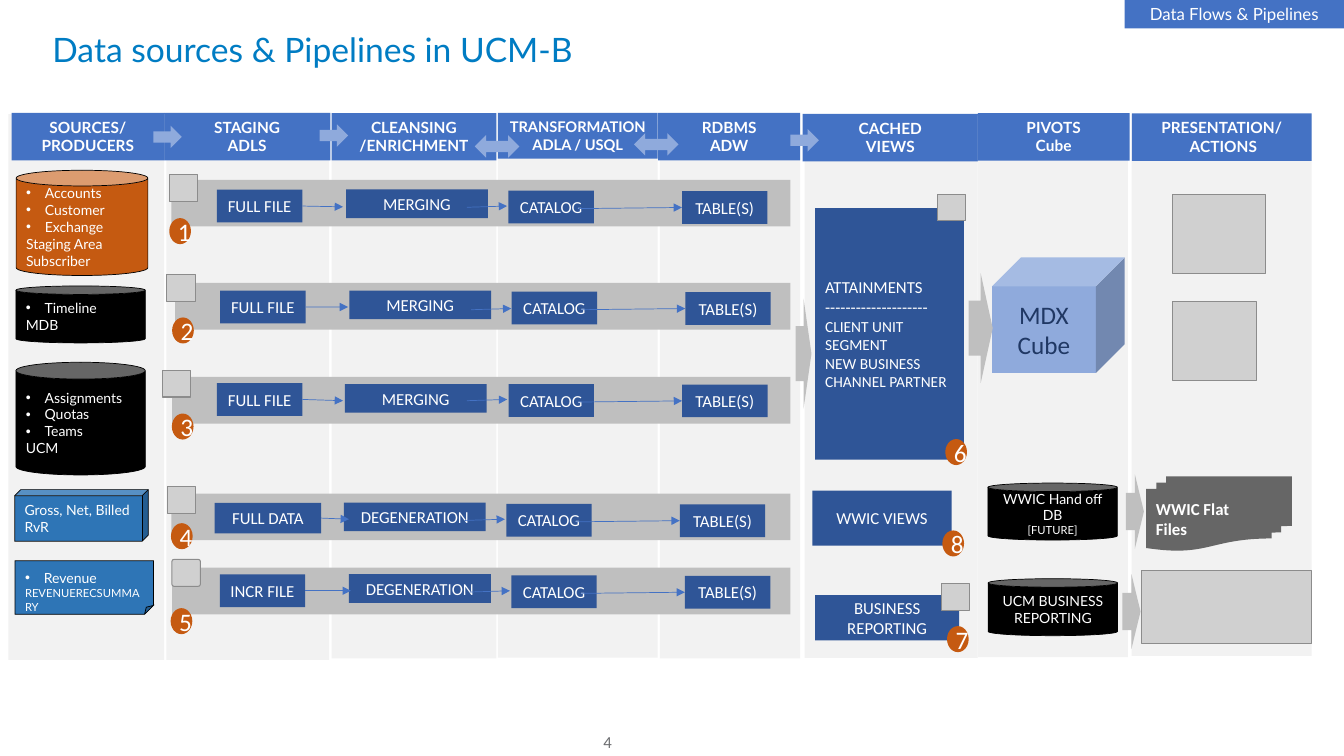
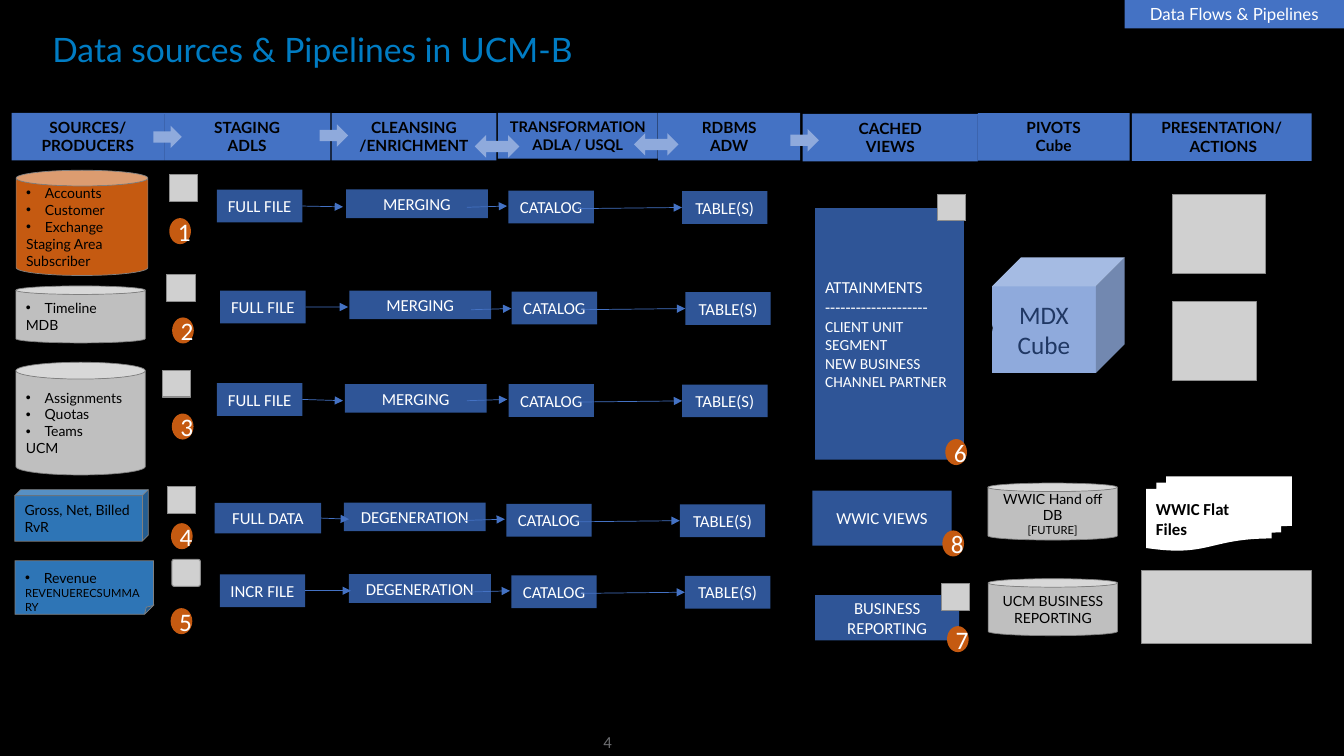
Before and after one commit to nigamsakshi2502/HeroSolutions-Data, a slide deck: slide 4 of Data Series/Day 3/Architectures and Best Practices .pptx. Drawn at 1344x756 pixels with LibreOffice and Linux fonts; fonts in the diff are those of the drawing; grey boxes stand for pictures. Boxes give left, top, right and bottom in pixels: in the first picture for what was removed or moved away, otherwise in the second. Text is boxed around its words. In the diff, an @@ line names an element or a change of style, - is before the commit and + after.

```diff
--- a/Data Series/Day 3/Architectures and Best Practices .pptx
+++ b/Data Series/Day 3/Architectures and Best Practices .pptx
@@ background #FFFFFF to #000000 @@
@@ rectangle removed at (805,115,978,658) @@
@@ text colour #FFFFFF to #000000 in 8 elements at (803,114,978,161), (658,113,801,160), (978,113,1130,160), (498,113,657,158), (332,113,496,160), (164,113,331,160), (12,113,164,160), (1132,113,1313,160) @@
@@ fill #F2F2F2 to #000000 in 7 elements at (1132,114,1313,655), (166,113,329,660), (8,114,163,659), (660,116,801,659), (978,116,1128,657), (498,124,657,657), (332,120,496,658) @@
@@ text colour #FFFFFF to #000000; outline #000000 0.5 pt to #808080 0.5 pt in 3 elements at (15,561,153,614), (15,490,149,541), (16,170,148,275) @@
@@ fill #BFBFBF to #000000 in 9 elements at (172,568,790,614), (171,494,790,540), (171,179,790,226), (172,377,790,423), (175,283,790,330), (796,298,812,408), (969,273,993,383), (1123,575,1141,649), (1126,475,1144,549) @@
@@ flow chart multidocument "WWIC Flat Files" at (1146,477,1293,552): text colour #FFFFFF to #000000; fill #666666 to #FFFFFF @@
@@ text colour #FFFFFF to #000000; fill #000000 to #BFBFBF; outline #000000 0.5 pt to #808080 0.5 pt in 4 elements at (16,362,145,475), (16,286,145,344), (988,579,1117,636), (988,483,1117,540) @@
```
Also in this commit, not shown: 15 other slides changed, 6 slides added, 23 slides removed, 1 other file.
